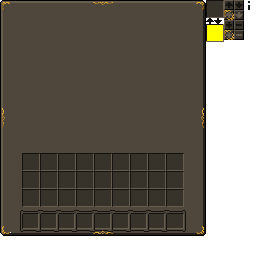
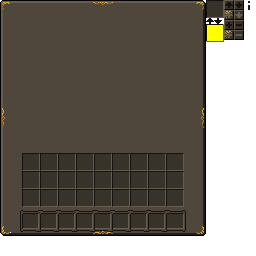
Before/after of a 256px x 256px layered artwork. What changed in the layer stack:
moved "outlines" above "icons", painted on it over (x1=224, y1=10, x2=234, y2=40)
